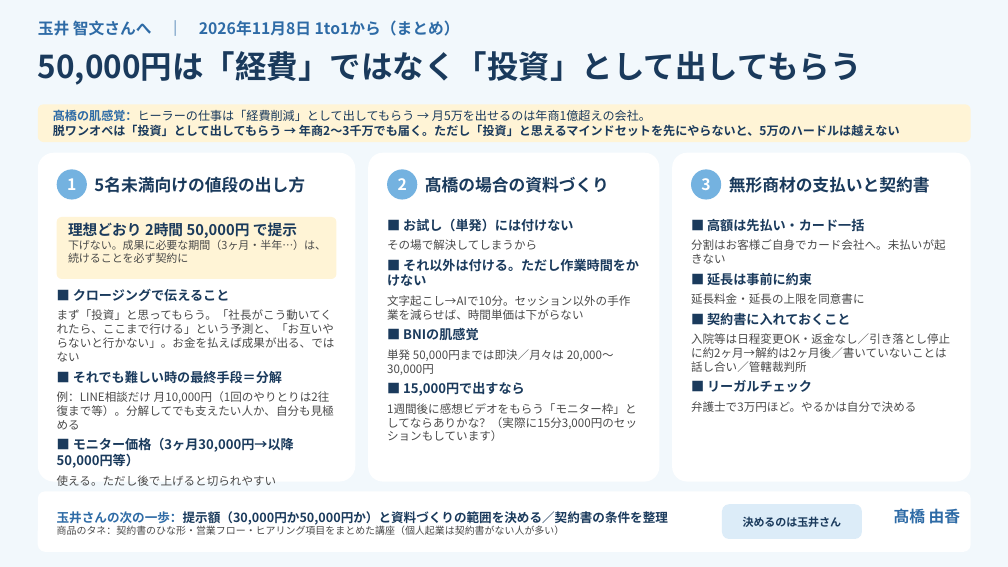
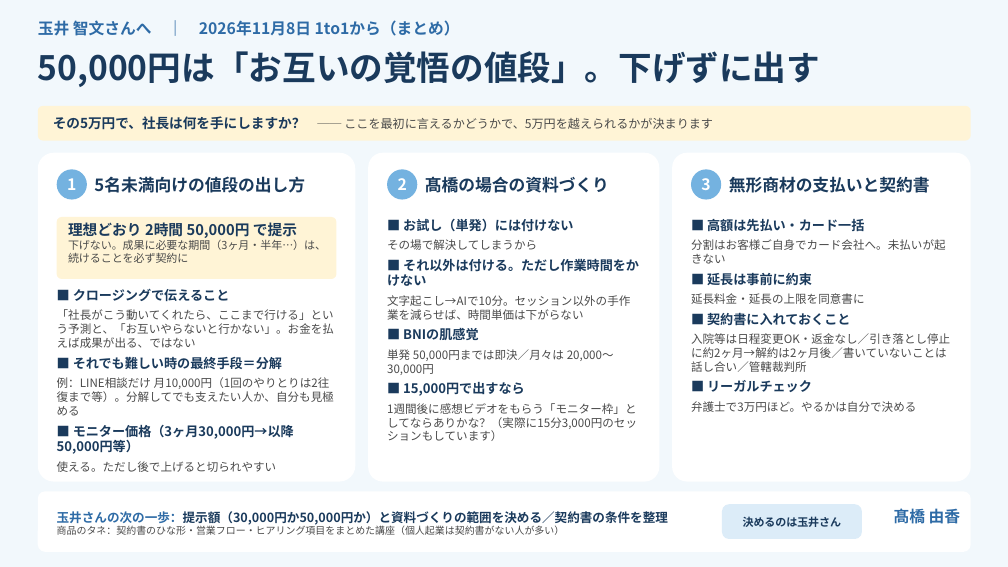
Before and after one commit to y-takahashi-cmd/MyBrain, a slide deck: slide 1 of 20_Projects/BNI_REALIZE/121記録/20261108_玉井さんへ_ご相談のまとめ.pptx. Drawn at 1008x567 pixels with LibreOffice and Linux fonts; fonts in the diff are those of the drawing. Boxes give left, top, right and bottom in pixels: in the first picture for what was removed or moved away, otherwise in the second. Text is boxed around its words. In the diff, an @@ line names an element or a change of style, - is before the commit and + after.

```diff
--- a/20_Projects/BNI_REALIZE/121記録/20261108_玉井さんへ_ご相談のまとめ.pptx
+++ b/20_Projects/BNI_REALIZE/121記録/20261108_玉井さんへ_ご相談のまとめ.pptx
@@ text at (x1=38, y1=51, x2=820, y2=87): text changed; size 30 to 32 pt @@
-50,000円は「経費」ではなく「投資」として出してもらう
+50,000円は「お互いの覚悟の値段」。下げずに出す
@@ text at (x1=53, y1=116, x2=713, y2=130): text changed; text colour #1A3A5C to #4A4A4A; bold off @@
-髙橋の肌感覚：ヒーラーの仕事は「経費削減」として出してもらう → 月5万を出せるのは年商1億超えの会社。
-脱ワンオペは「投資」として出してもらう → 年商2〜3千万でも届く。ただし「投資」と思えるマインドセットを先にやらないと、5万のハードルは越えない
+その5万円で、社長は何を手にしますか？ ── ここを最初に言えるかどうかで、5万円を越えられるかが決まります
@@ text at (x1=57, y1=309, x2=334, y2=348): text changed @@
-まず「投資」と思ってもらう。「社長がこう動いてくれたら、ここまで行ける」という予測と、「お互いやらないと行かない」。お金を払えば成果が出る、ではない
+「社長がこう動いてくれたら、ここまで行ける」という予測と、「お互いやらないと行かない」。お金を払えば成果が出る、ではない
```
Also in this commit, not shown: 1 other file.
